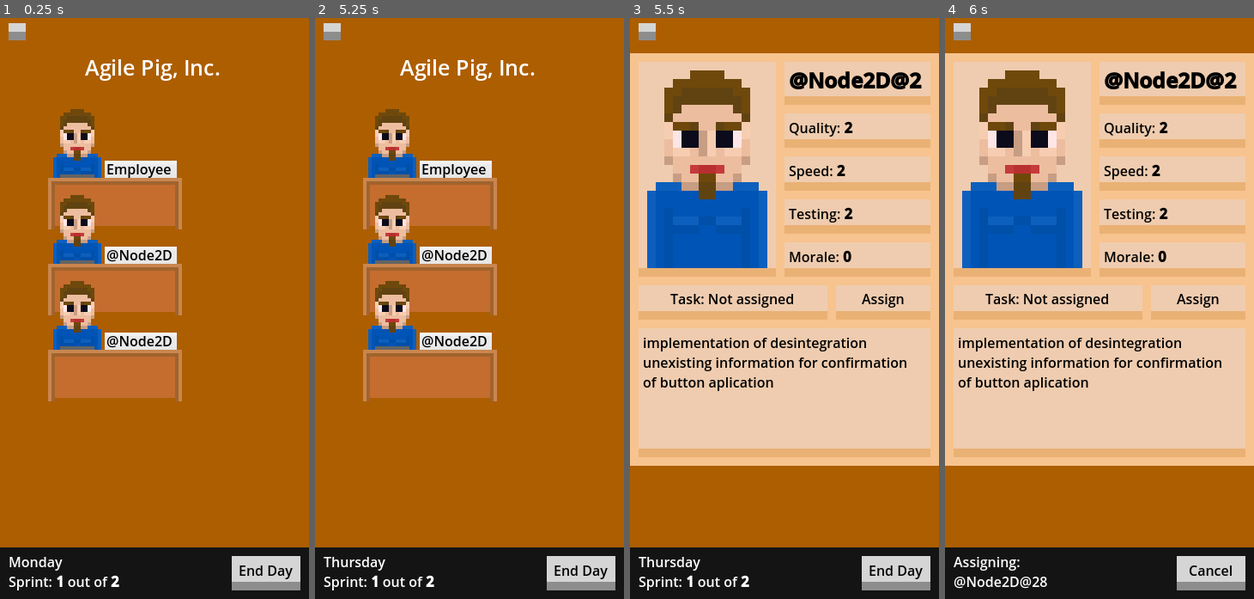
Above: before the commit, frames 1-4 (left to right).
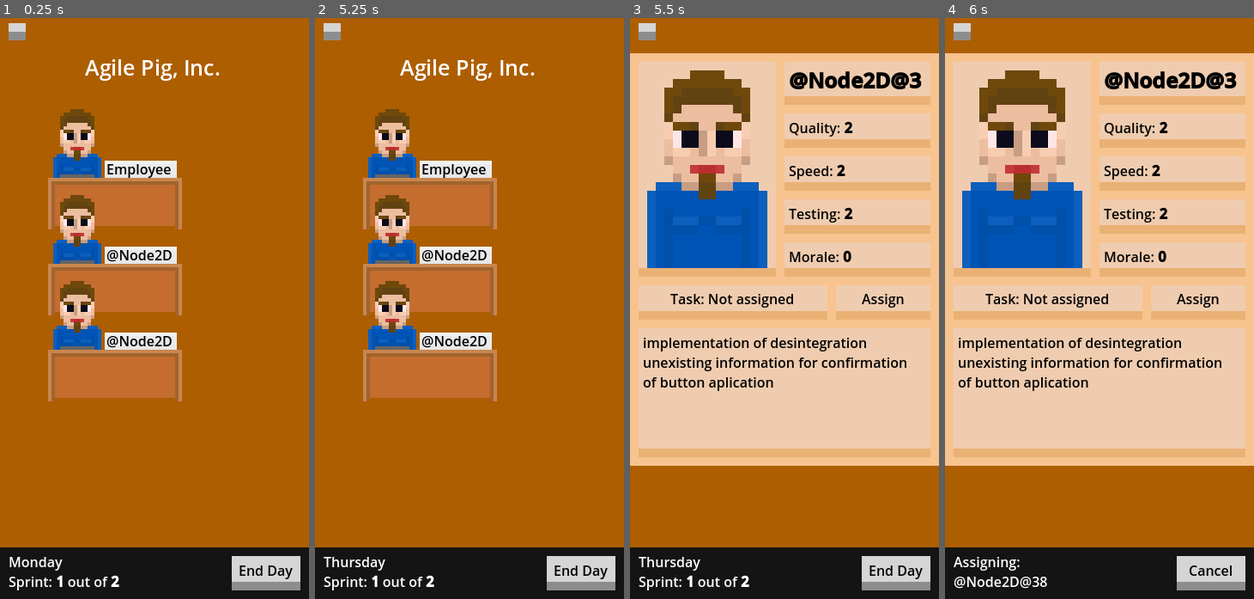
Above: after the commit, the same moments.

Repository: ltbk2023/pig
Game: Godot game, scene res://placeholders/game_placeholder.tscn
Same seed, same stepped clock (60 frames per second), same inputs: the game is played once before the commit and once after it. This scene is started directly instead of the project's main scene.
Inputs (mouse positions are in pixels of both pictures, inside the frame that each line leads up to):
- Up to frame 1 (0.25 s): no input
- Up to frame 2 (5.25 s): click "End Day" at 0.5 s; click "End Day" at 1.25 s; click "End Day" at 2 s; click (333, 29) at 2.75 s; tap Enter at 3.5, 5 s; move the mouse to (454, 424) at 3.52 s; click (454, 424) at 3.67 s; tap Space at 4.25 s; move the mouse to (562, 395) at 4.27 s; click (562, 395) at 4.42 s; move the mouse to (376, 221) at 5.02 s; click (376, 221) at 5.17 s
- Up to frame 3 (5.5 s): no input
- Up to frame 4 (6 s): click "Assign" at 5.75 s

Frames 1-2 are identical in both runs. In frame 3, less than 0.1% of the frame differs, in the area x 90-95%, y 9-13%; in frame 4, less than 0.1%, in the area x 28-95%, y 9-98%.

Commit message:
PIG-213: Issue Filtering and Sorting

Diff:
--- a/PIG/view/backlog/backlog.gd
+++ b/PIG/view/backlog/backlog.gd
@@ -4,11 +4,22 @@
 # signal containing owner, which should be issue that is currently assigned to employee
 signal assign(owner)
 
+var filter_function=null
+var sort_function=null
+#prevent unnecessary updates
+var last_order=null
+
 var extended = null
 # Called when the node enters the scene tree for the first time.
 #set position of issue in Issue node
 func _ready():
 	update_issues_position()
+	$Filter.clear()
+	for f in BacklogUtils.get_filter_functions():
+		$Filter.add_item(f[0])
+	$Sort.clear()
+	for f in BacklogUtils.get_sort_functions():
+		$Sort.add_item(f[0])
 
 # Called every frame. 'delta' is the elapsed time since the previous frame.
 func _process(delta):
@@ -23,8 +34,26 @@
 #update position of all chldren of Issues node
 #position is based on order in Issues node and issue_visual_separation
 func update_issues_position():
+	var issues = $Issues.get_children()
+
+	if not filter_function == null:
+		issues = issues.filter(filter_function)
+
+	if not sort_function == null:
+		issues.sort_custom(sort_function)
+
+	#prevent unnecessary updates
+	if last_order == issues:
+		return
+	last_order = issues
+
+	# hide filter out issues
+	for child in $Issues.get_children():
+		child.visible = false
+
 	var i = 0
-	for child in $Issues.get_children():
+	for child in issues:
+		child.visible = true
 		set_issue_position(child,i)
 		i += 1
 
@@ -34,8 +63,9 @@
 	$Issues.add_child(issue)
 	issue.assign.connect(_on_assign)
 	issue.extending.connect(_on_extending)
-	set_issue_position(issue,$Issues.get_child_count()-1)
 	issue.visible = extended == null
+	if extended == null:
+		update_issues_position()
 
 # sends signal with issue-owner to higher part of tree which should be Game
 func _on_assign(owner):
@@ -60,6 +90,7 @@
 		if visible:
 			owner.position = -$Issues.position
 			extended = owner
+			last_order = null
 		# if not force issue to hide extension
 		else:
 			owner.set_visibility_on_exteded_description(false)
@@ -72,3 +103,18 @@
 func _on_hidden():
 	if not extended == null:
 		extended.set_visibility_on_exteded_description(false)
+
+
+func _on_filter_item_selected(index):
+	filter_function = BacklogUtils.get_filter_functions()[index][1]
+	if extended == null:
+		update_issues_position()
+
+func _on_sort_item_selected(index):
+	sort_function = BacklogUtils.get_sort_functions()[index][1]
+	if extended == null:
+		update_issues_position()
+
+func __update_form_anim():
+	if visible and extended == null:
+		update_issues_position()
--- a/PIG/view/backlog/backlog.tscn
+++ b/PIG/view/backlog/backlog.tscn
@@ -1,6 +1,7 @@
-[gd_scene load_steps=6 format=3 uid="uid://btvv1oojseb6c"]
+[gd_scene load_steps=9 format=3 uid="uid://btvv1oojseb6c"]
 
 [ext_resource type="Script" path="res://view/backlog/backlog.gd" id="1_74h7j"]
+[ext_resource type="Theme" uid="uid://bms0e4llb3yhp" path="res://view/backlog/baclog_theme.tres" id="2_x3265"]
 
 [sub_resource type="Gradient" id="Gradient_h388n"]
 offsets = PackedFloat32Array(0)
@@ -17,6 +18,29 @@
 gradient = SubResource("Gradient_lo430")
 width = 340
 height = 340
+
+[sub_resource type="Animation" id="Animation_0aqmv"]
+resource_name = "update_cycle"
+loop_mode = 1
+tracks/0/type = "method"
+tracks/0/imported = false
+tracks/0/enabled = true
+tracks/0/path = NodePath(".")
+tracks/0/interp = 1
+tracks/0/loop_wrap = true
+tracks/0/keys = {
+"times": PackedFloat32Array(0),
+"transitions": PackedFloat32Array(1),
+"values": [{
+"args": [],
+"method": &"__update_form_anim"
+}]
+}
+
+[sub_resource type="AnimationLibrary" id="AnimationLibrary_3xt3b"]
+_data = {
+"update_cycle": SubResource("Animation_0aqmv")
+}
 
 [node name="Backlog" type="Node2D"]
 script = ExtResource("1_74h7j")
@@ -35,14 +59,65 @@
 [node name="BacklogTitle" type="RichTextLabel" parent="WhiteSprite"]
 modulate = Color(0, 0, 0, 1)
 offset_left = -75.0
-offset_top = -150.0
+offset_top = -155.0
 offset_right = 89.0
-offset_bottom = -122.0
+offset_bottom = -127.0
 bbcode_enabled = true
 text = "[font_size=20]Product Backlog[/font_size]"
 scroll_active = false
 
 [node name="Issues" type="Node2D" parent="."]
-position = Vector2(0, 120)
+position = Vector2(0, 180)
+
+[node name="Filter" type="OptionButton" parent="."]
+offset_left = 70.0
+offset_top = 100.0
+offset_right = 340.0
+offset_bottom = 131.0
+theme = ExtResource("2_x3265")
+item_count = 2
+selected = 0
+popup/item_0/text = "Default"
+popup/item_0/id = 0
+popup/item_1/text = "State"
+popup/item_1/id = 1
+
+[node name="Label" type="Label" parent="Filter"]
+layout_mode = 0
+offset_left = -48.0
+offset_top = 4.0
+offset_right = 2.0
+offset_bottom = 30.0
+theme_override_colors/font_color = Color(0, 0, 0, 1)
+text = "Filter:"
+
+[node name="Sort" type="OptionButton" parent="."]
+offset_left = 70.0
+offset_top = 140.0
+offset_right = 340.0
+offset_bottom = 171.0
+theme = ExtResource("2_x3265")
+item_count = 2
+selected = 0
+popup/item_0/text = "Default"
+popup/item_0/id = 0
+popup/item_1/text = "State"
+popup/item_1/id = 1
+
+[node name="Label" type="Label" parent="Sort"]
+layout_mode = 0
+offset_left = -40.0
+offset_top = 4.0
+offset_bottom = 30.0
+theme_override_colors/font_color = Color(0, 0, 0, 1)
+text = "Sort:"
+
+[node name="AnimationPlayer" type="AnimationPlayer" parent="."]
+autoplay = "update_cycle"
+libraries = {
+"": SubResource("AnimationLibrary_3xt3b")
+}
 
 [connection signal="hidden" from="." to="." method="_on_hidden"]
+[connection signal="item_selected" from="Filter" to="." method="_on_filter_item_selected"]
+[connection signal="item_selected" from="Sort" to="." method="_on_sort_item_selected"]
--- /dev/null
+++ b/PIG/view/backlog/backlog_utils.gd
@@ -0,0 +1,35 @@
+extends Node
+class_name  BacklogUtils
+
+#filtering functions
+static func __type_filter(type:Issue.IssueType,issue:Issue):
+	return type == issue.type
+
+static func bug_filter(issue:Issue):
+	return __type_filter(Issue.IssueType.BUG_ISSUE,issue)
+
+static func feature_filter(issue:Issue):
+	return __type_filter(Issue.IssueType.FEATURE,issue)
+
+#static var workaround
+static func get_filter_functions():
+	return [
+		["Default",null],
+		["Feature",Callable(BacklogUtils,"feature_filter")],
+		["Bug Issue",Callable(BacklogUtils,"bug_filter")]
+	]
+
+#sort functions
+static func state_sort(issueA:Issue,issueB:Issue):
+	return issueA.state < issueB.state
+
+static func rev_state_sort(issueA:Issue,issueB:Issue):
+	return not state_sort(issueA,issueB)
+
+#static var workaround
+static func get_sort_functions():
+	return [
+		["Default",null],
+		["State",Callable(BacklogUtils,"state_sort")],
+		["Reverse State",Callable(BacklogUtils,"rev_state_sort")]
+	]
--- /dev/null
+++ b/PIG/view/backlog/baclog_theme.tres
@@ -0,0 +1,34 @@
+[gd_resource type="Theme" load_steps=7 format=3 uid="uid://bms0e4llb3yhp"]
+
+[sub_resource type="StyleBoxEmpty" id="StyleBoxEmpty_05vpu"]
+
+[sub_resource type="StyleBoxFlat" id="StyleBoxFlat_kkoeb"]
+bg_color = Color(0.9, 0.9, 0.9, 1)
+
+[sub_resource type="StyleBoxFlat" id="StyleBoxFlat_e60xw"]
+bg_color = Color(0.9, 0.9, 0.9, 1)
+
+[sub_resource type="StyleBoxFlat" id="StyleBoxFlat_d8g4a"]
+bg_color = Color(0.9, 0.9, 0.9, 1)
+
+[sub_resource type="StyleBoxEmpty" id="StyleBoxEmpty_dfxcl"]
+
+[sub_resource type="StyleBoxFlat" id="StyleBoxFlat_vaci3"]
+bg_color = Color(0.9, 0.9, 0.9, 1)
+
+[resource]
+OptionButton/colors/font_color = Color(0, 0, 0, 1)
+OptionButton/colors/font_focus_color = Color(0, 0, 0, 1)
+OptionButton/colors/font_hover_color = Color(0, 0, 0, 1)
+OptionButton/colors/font_hover_pressed_color = Color(0, 0, 0, 1)
+OptionButton/colors/font_outline_color = Color(0, 0, 0, 0)
+OptionButton/colors/font_pressed_color = Color(0, 0, 0, 0)
+OptionButton/styles/focus = SubResource("StyleBoxEmpty_05vpu")
+OptionButton/styles/hover = SubResource("StyleBoxFlat_kkoeb")
+OptionButton/styles/normal = SubResource("StyleBoxFlat_e60xw")
+OptionButton/styles/pressed = SubResource("StyleBoxFlat_d8g4a")
+PopupMenu/colors/font_color = Color(0, 0, 0, 1)
+PopupMenu/colors/font_hover_color = Color(0, 0, 0, 1)
+PopupMenu/colors/font_outline_color = Color(0, 0, 0, 1)
+PopupMenu/styles/hover = SubResource("StyleBoxEmpty_dfxcl")
+PopupMenu/styles/panel = SubResource("StyleBoxFlat_vaci3")
